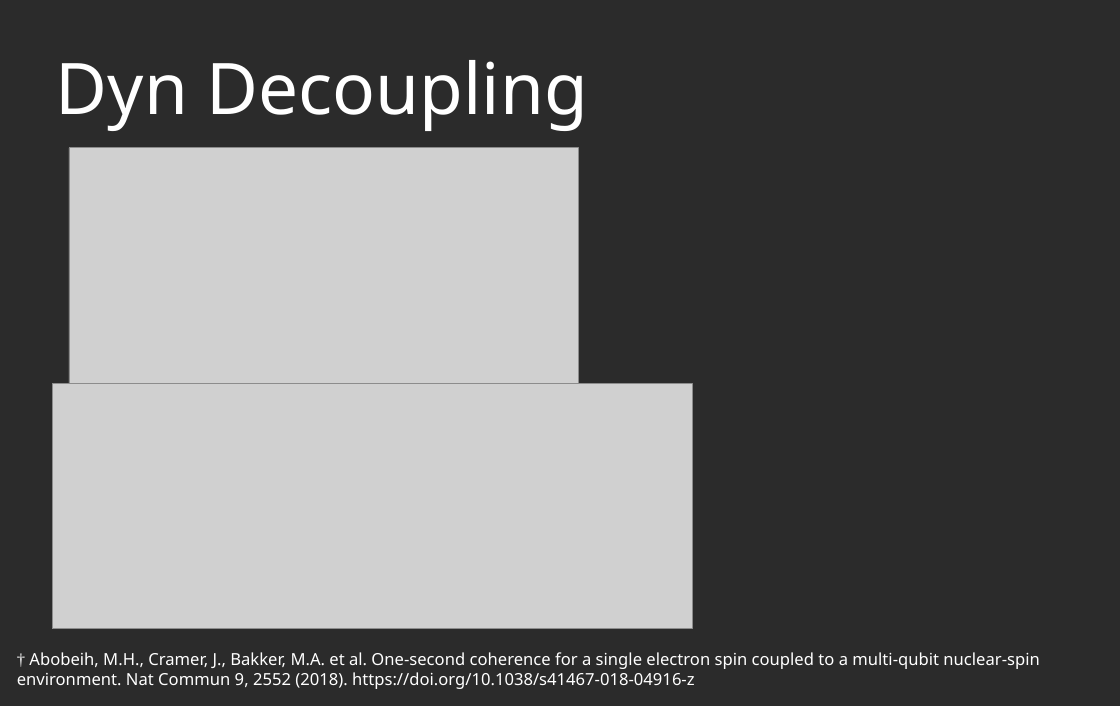
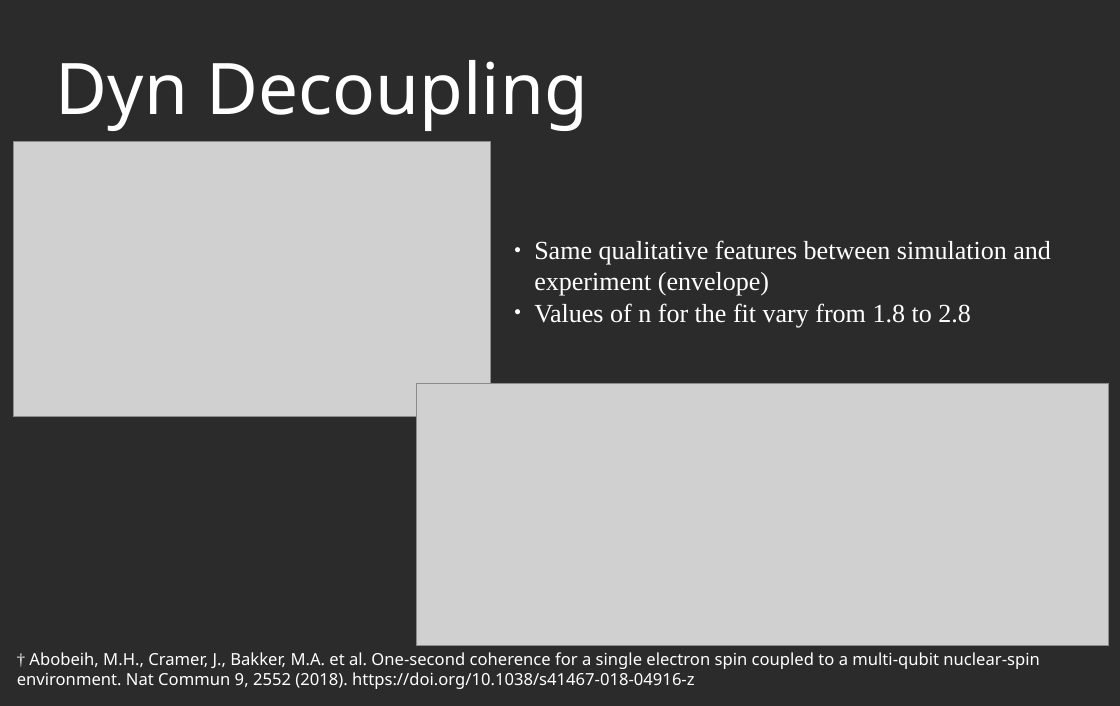
Before and after one commit to AGaliciaMartinez/Final-Project-Computational-Physics, a slide deck: slide 8 of presentation/NV_Carbons_presentation.odp (slide 9 before the commit). Drawn at 1120x706 pixels with LibreOffice and Linux fonts; fonts in the diff are those of the drawing; grey boxes stand for pictures; background and template pictures are left out; a plain dark background stands for a picture behind light text. Boxes give left, top, right and bottom in pixels: in the first picture for what was removed or moved away, otherwise in the second. Text is boxed around its words. In the diff, an @@ line names an element or a change of style, - is before the commit and + after.

```diff
--- a/presentation/NV_Carbons_presentation.odp
+++ b/presentation/NV_Carbons_presentation.odp
@@ picture: place and size @@
-picture at (69, 148, 578, 383)
+picture at (14, 141, 491, 417)
@@ text added at (534, 240, 1051, 328), 22 pt, text #FFFFFF @@
+● Same qualitative features between simulation and experiment (envelope)
+● Values of n for the fit vary from 1.8 to 2.8
@@ picture: place and size @@
-picture at (52, 383, 692, 629)
+picture at (417, 383, 1109, 645)
```
Also in this commit, not shown: 6 other slides changed, 2 slides added, 2 slides removed, 2 other files.
